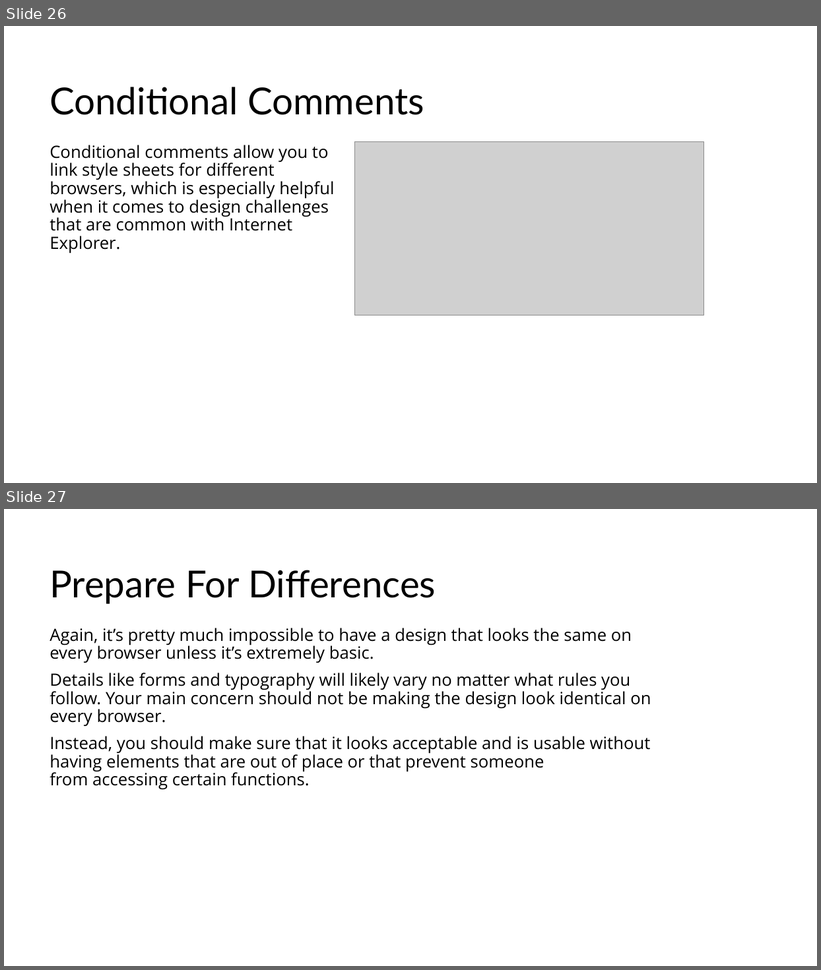
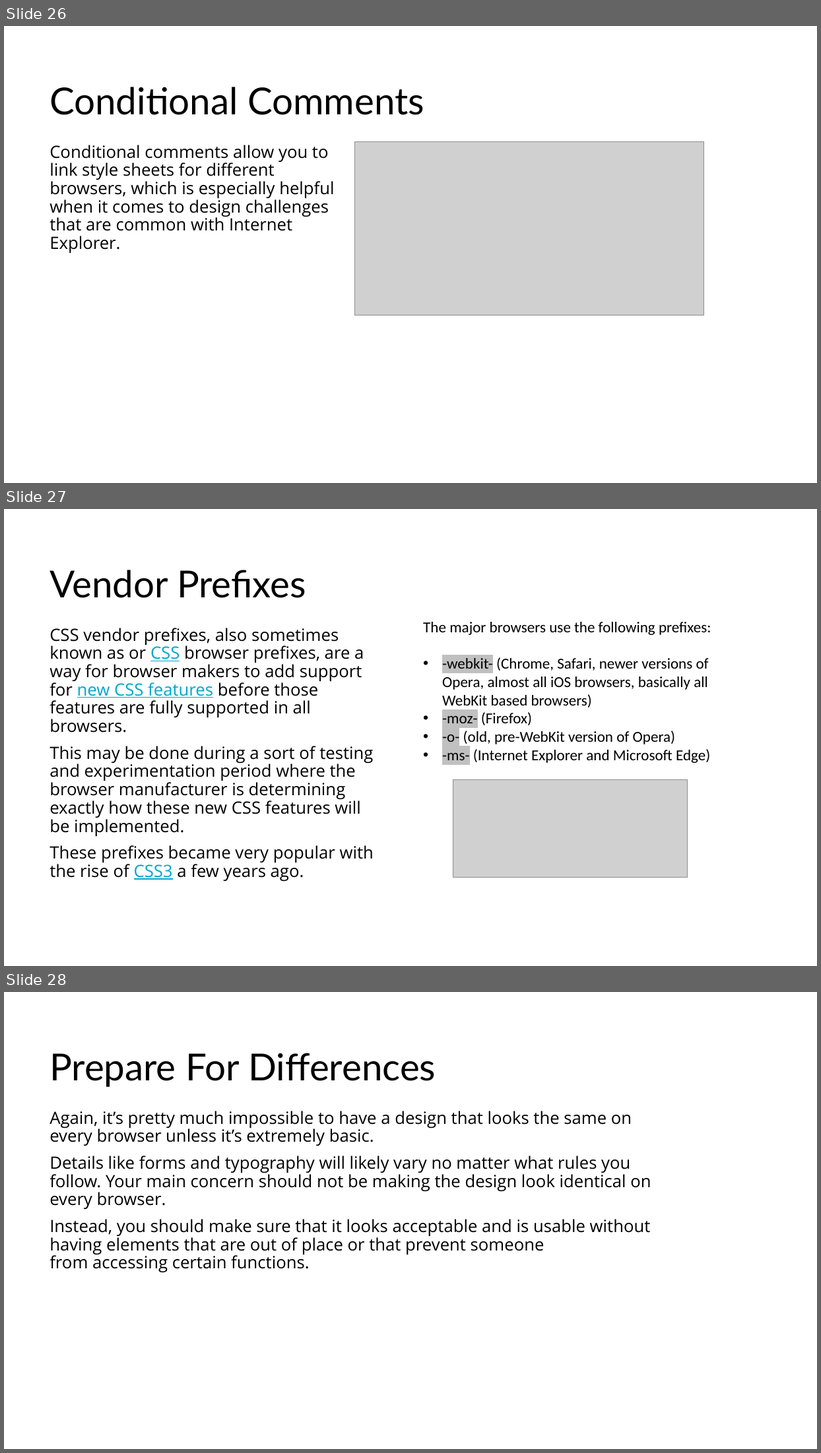
Before and after one commit to VitFL/softserve-topics-presentations, a slide deck: Site-Layout-Best-practices_Cross-browsers-implementation.pptx. Shown one above the other, each under a label of ours: slides 26 and 27 before the commit, slides 26, 27 and 28 after it. The pictures are 821x970 and 821x1453 pixels, drawn with LibreOffice and Linux fonts; fonts in the diff are those of the drawing; grey boxes stand for pictures; background and template pictures are left out. Boxes give left, top, right and bottom in pixels: in the first picture for what was removed or moved away, otherwise in the second. Text is boxed around its words. In the diff, an @@ line names an element or a change of style, - is before the commit and + after.

```diff
--- a/Site-Layout-Best-practices_Cross-browsers-implementation.pptx
+++ b/Site-Layout-Best-practices_Cross-browsers-implementation.pptx
@@ slide 27 added at (4, 509, 817, 966), background #FFFFFF @@
@@ text added at (50, 570, 306, 598), 44 pt, text #000000 @@
+Vendor Prefixes
@@ text added at (423, 622, 711, 763), 18 pt, text #000000 @@
+The major browsers use the following prefixes:
+• -webkit- (Chrome, Safari, newer versions of Opera, almost all iOS browsers, basically all WebKit based browsers)
+• -moz- (Firefox)
+• -o- (old, pre-WebKit version of Opera)
+• -ms- (Internet Explorer and Microsoft Edge)
@@ text added at (50, 628, 374, 881), 20 pt, text #000000 @@
+CSS vendor prefixes, also sometimes known as or CSS browser prefixes, are a way for browser makers to add support for new CSS features before those features are fully supported in all browsers.
+This may be done during a sort of testing and experimentation period where the browser manufacturer is determining exactly how these new CSS features will be implemented.
+These prefixes became very popular with the rise of CSS3 a few years ago.
@@ picture added at (453, 780, 688, 877) @@
@@ what was slide 27 is now slide 28 @@
```
Also in this commit, not shown: 1 slide changed.
